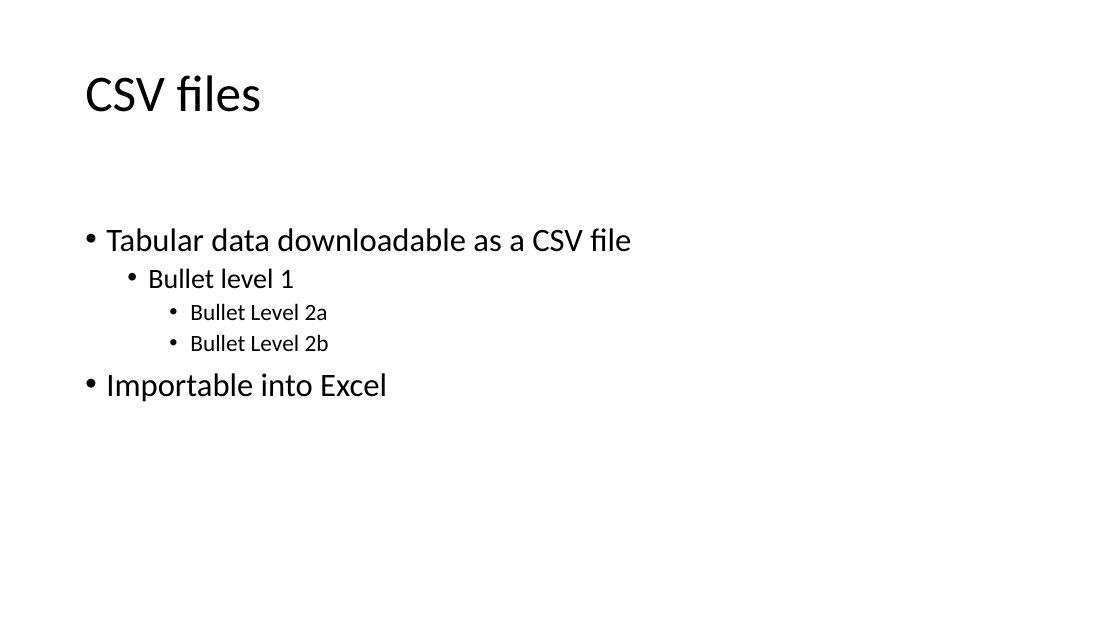
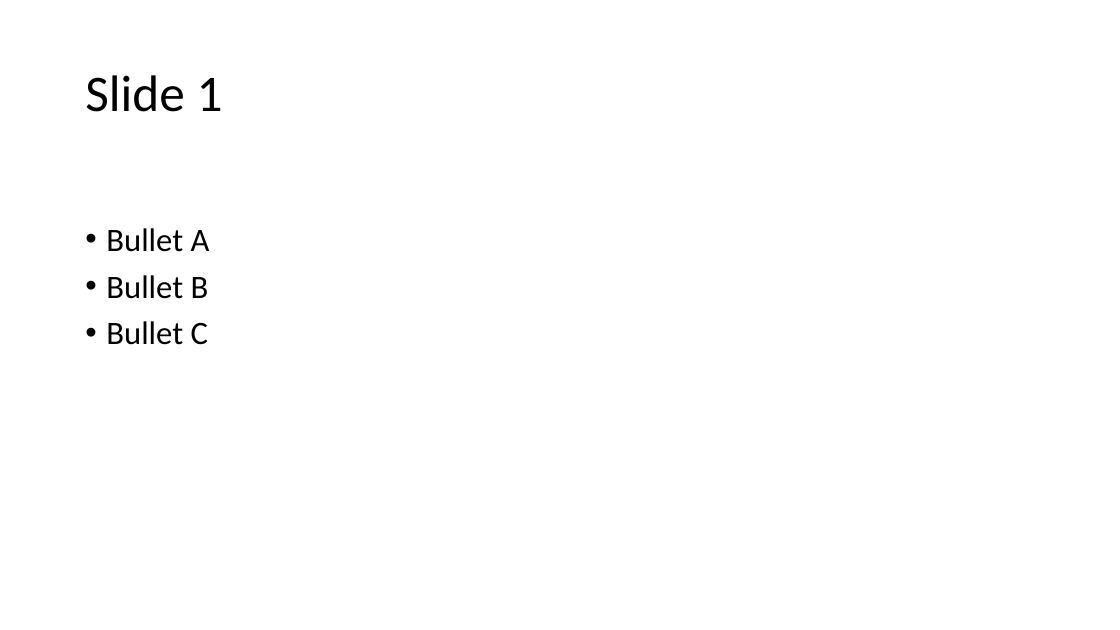
Before and after one commit to sevire/outlines_unleashed_webapp, a slide deck: slide 3 of ou_app/resources/ppt_output_01.pptx (slide 7 before the commit). Drawn at 1120x630 pixels with LibreOffice and Linux fonts; fonts in the diff are those of the drawing. Boxes give left, top, right and bottom in pixels: in the first picture for what was removed or moved away, otherwise in the second. Text is boxed around its words. In the diff, an @@ line names an element or a change of style, - is before the commit and + after.

```diff
--- a/ou_app/resources/ppt_output_01.pptx
+++ b/ou_app/resources/ppt_output_01.pptx
@@ title at [85, 75, 223, 112]: text changed @@
-CSV files
+Slide 1
@@ text at [106, 228, 210, 345]: text changed @@
-• Tabular data downloadable as a CSV file
-  • Bullet level 1
-    • Bullet Level 2a
-    • Bullet Level 2b
-• Importable into Excel
+• Bullet A
+• Bullet B
+• Bullet C
```
Also in this commit, not shown: 1 other slide changed, 11 slides added, 5 slides removed, 7 other files.
